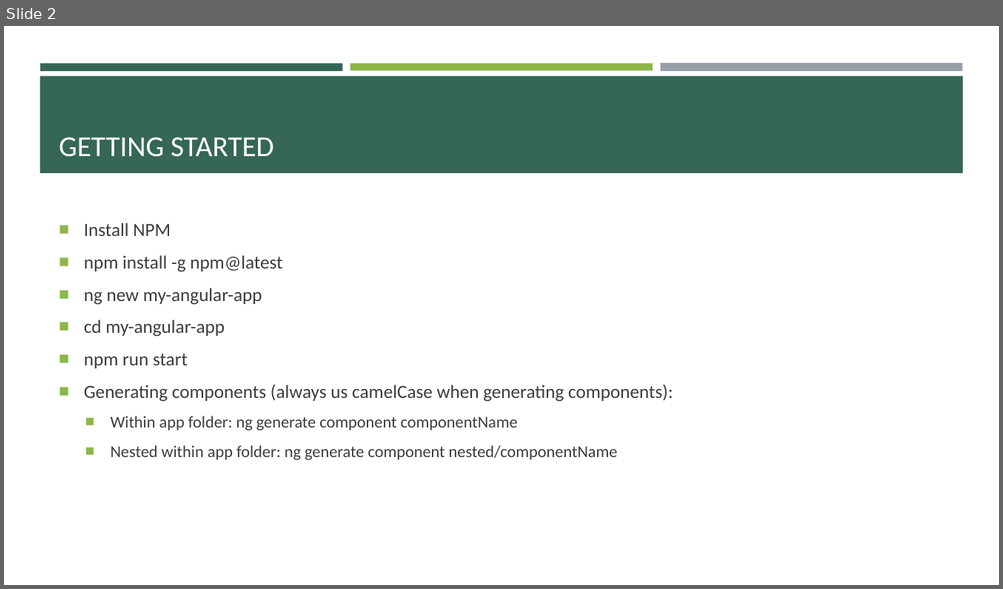
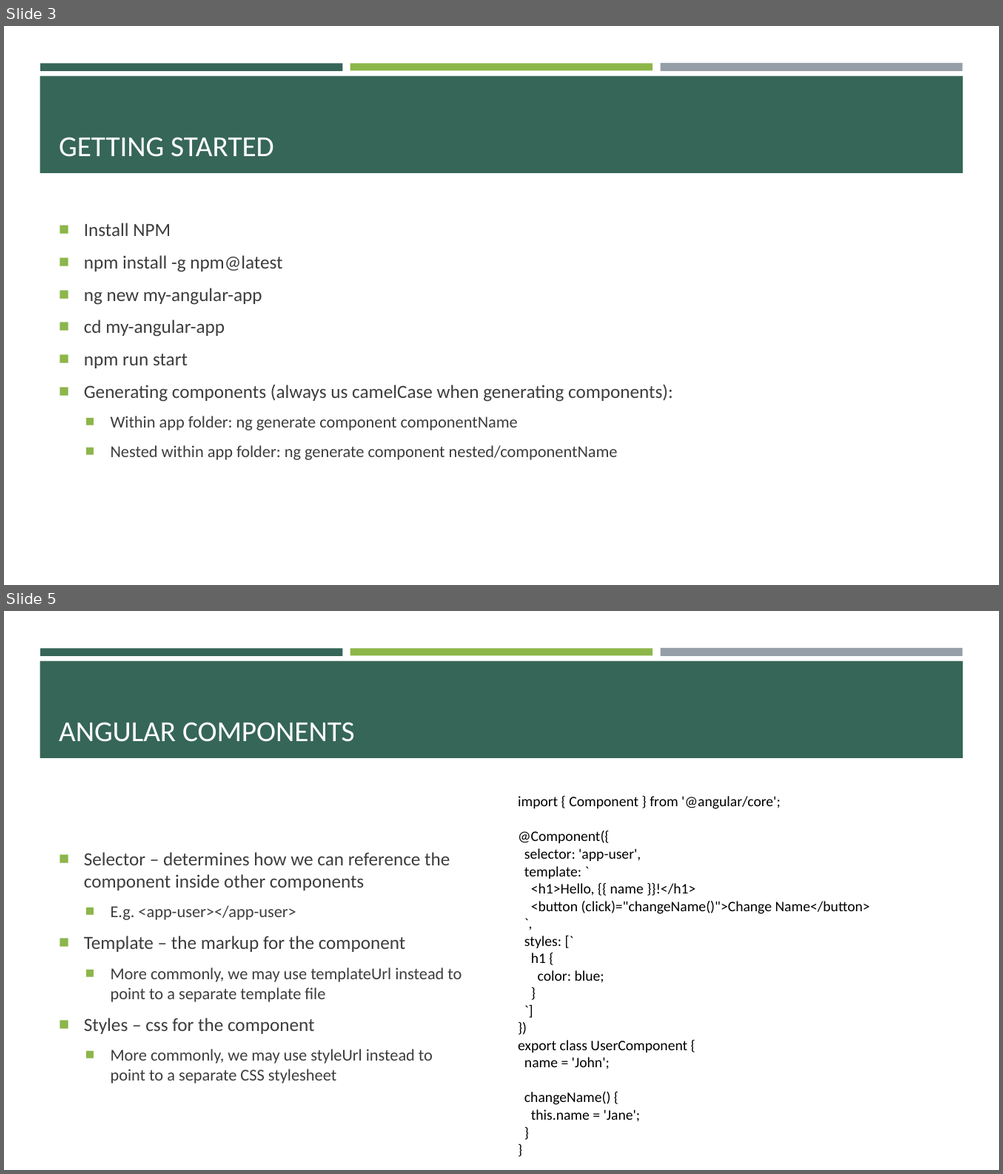
Before and after one commit to e-m-wilson/java-fs, a slide deck: Week_7/Angular.pptx. Shown one above the other, each under a label of ours: slide 2 before the commit, slides 3 and 5 after it; the slides between them are not shown. The pictures are 1003x589 and 1003x1174 pixels, drawn with LibreOffice and Linux fonts; fonts in the diff are those of the drawing. Boxes give left, top, right and bottom in pixels: in the first picture for what was removed or moved away, otherwise in the second. Text is boxed around its words. In the diff, an @@ line names an element or a change of style, - is before the commit and + after.

```diff
--- a/Week_7/Angular.pptx
+++ b/Week_7/Angular.pptx
@@ slide 5 added at bbox=[4, 611, 999, 1170], background #FFFFFF; not listed: 4 template elements that a slide beside it also shows @@
@@ title added at bbox=[59, 722, 355, 742], 28 pt, text #FFFFFF @@
+ANGULAR COMPONENTS
@@ text added at bbox=[518, 796, 870, 1122], 14 pt, text #000000 @@
+import { Component } from '@angular/core';
+@Component({
+selector: 'app-user',
+template: `
+<h1>Hello, {{ name }}!</h1>
+<button (click)="changeName()">Change Name</button>
+`,
+styles: [`
+h1 {
+color: blue;
+}
+`]
+})
+export class UserComponent {
+name = 'John';
+changeName() {
+this.name = 'Jane';
+}
+}
@@ text added at bbox=[84, 852, 461, 1084], 16 pt, text #3D3D3D @@
+■ Selector – determines how we can reference the component inside other components
+  ■ E.g. <app-user></app-user>
+■ Template – the markup for the component
+  ■ More commonly, we may use templateUrl instead to point to a separate template file
+■ Styles – css for the component
+  ■ More commonly, we may use styleUrl instead to point to a separate CSS stylesheet
@@ what was slide 2 is now slide 3 @@
```
Also in this commit, not shown: 9 other slides added, 2 slides removed, 4 other files.
